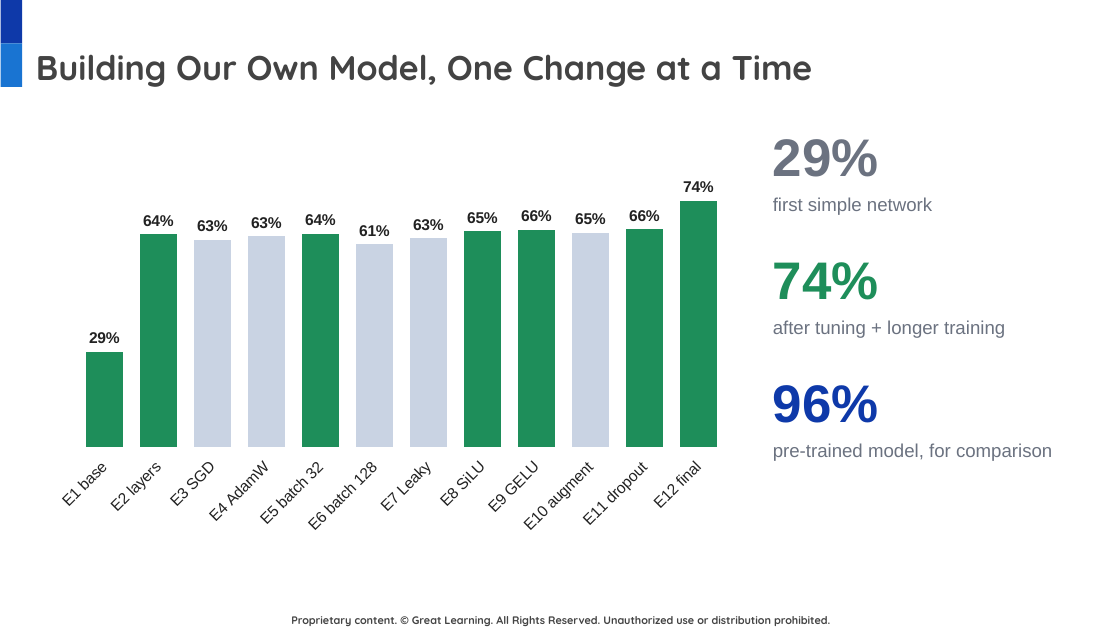
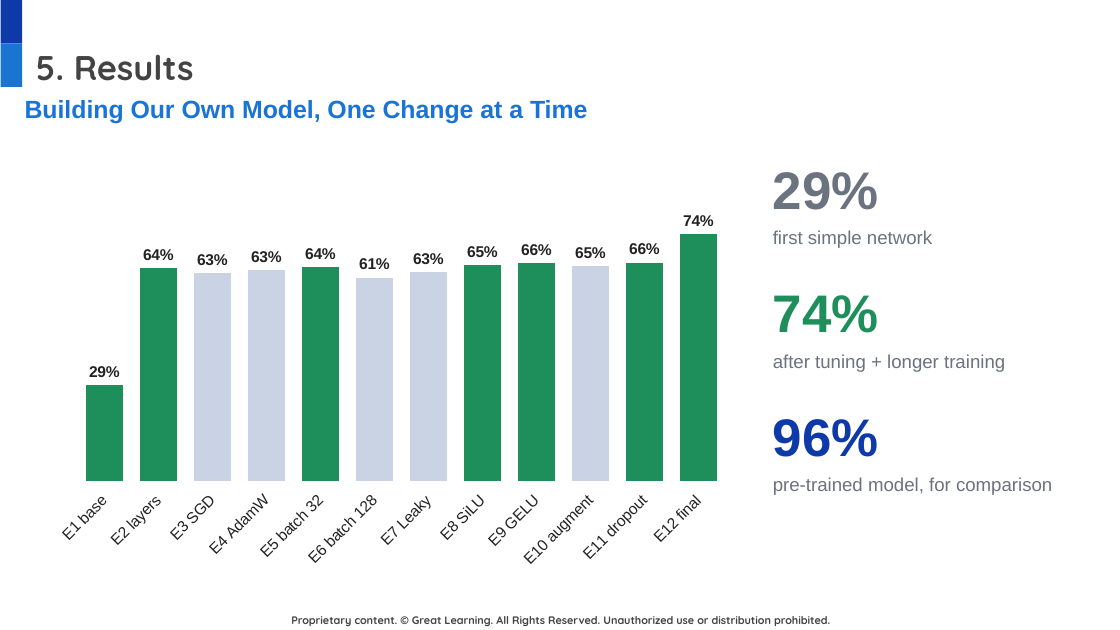
Before and after one commit to DatariusAI/nutriscan-food-detection, a slide deck: slide 8 of docs/NutriScan_Final_Presentation.pptx. Drawn at 1120x630 pixels with LibreOffice and Linux fonts; fonts in the diff are those of the drawing; background and template pictures are left out. Boxes give left, top, right and bottom in pixels: in the first picture for what was removed or moved away, otherwise in the second. Text is boxed around its words. In the diff, an @@ line names an element or a change of style, - is before the commit and + after.

```diff
--- a/docs/NutriScan_Final_Presentation.pptx
+++ b/docs/NutriScan_Final_Presentation.pptx
@@ title at [36,54,194,81]: text changed @@
-Building Our Own Model, One Change at a Time
+5. Results
@@ text added at [25,100,587,124], 16 pt, text #1974D5, bold @@
+Building Our Own Model, One Change at a Time
@@ 6 texts, 1 column chart: place and size @@
-6 texts, 1 column chart at [45,106,1052,543]
+6 texts, 1 column chart at [45,140,1052,577]
```
Also in this commit, not shown: 11 other slides changed.
